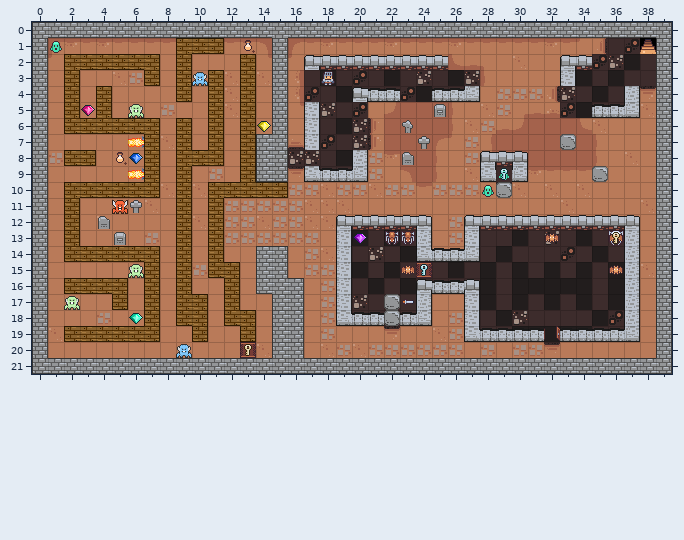
One commit to this Tiled map: data/tmx/s01_level_05.tmx. Above is the file before it was changed.
Cells are 16x16 px. Shown: x 0..39, y 0..21.
After the commit:
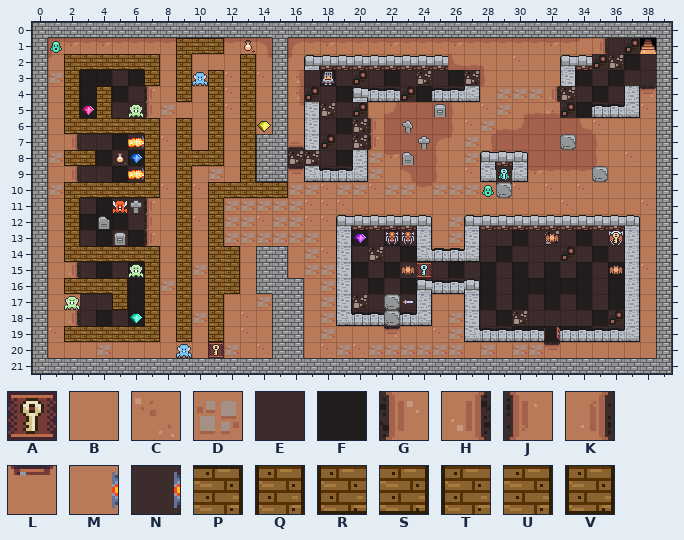
Key: from "door": A 9; from "ground": B 20, C 21, D 26, E 30, F 31, G 34 turned 270, H 34 turned 90, J 35 turned 270, K 35 turned 90, L 37, M 63, N 64; from "single-wood-wall": P 1, Q 3, R 8, S 9, T 11, U 12, V 14.
_ is an empty cell.
Objects are placed by their top-left corner, in cells (3,4 is the top-left corner of cell 3,4); size is 1x1 cell unless given.
Diff:
Layer "ground":
Tile B now appears in row 17 at x 10 and 12; in row 18 at x 12; in row 19 at x 10.
Tile C now appears in rows 18 to 19 at x 13.
The author changed tile B to tile D in row 3 at x 1; in row 10 at x 1; in row 16 at x 8; in row 17 at x 14; in row 20 at x 4 and 12.
Tile D now appears in row 18 at x 10.
The author changed tile B to tile E in row 4 at x 6; in row 5 at x 5 to 6; in row 7 at x 3 to 4; in row 8 at x 5; in row 9 at x 3 to 4; in row 11 at x 3 and 5 to 6.
The author changed tile B to tile E in row 12 at x 6; in row 13 at x 3 and 5; in row 15 at x 3 and 5; in row 17 at x 3 to 4; in row 18 at x 3 and 5.
The author changed tile C to tile E in row 3 at x 5.
The author changed tile B to tile F in row 3 at x 3 to 4; in row 4 at x 3 and 5; in row 5 at x 3; in row 7 at x 5; in row 8 at x 4 and 6; in row 9 at x 5.
The author changed tile B to tile F in row 11 at x 4; in row 12 at x 3 and 5; in row 13 at x 4 and 6; in row 15 at x 4 and 6; in rows 16 to 18 at x 6.
The author changed tile C to tile F in row 12 at x 4.
The author changed tile D to tile F in row 3 at x 6; in row 18 at x 4.
The author changed tile B to tile G in row 4 at x 7.
The author changed tile C to tile G in row 11 at x 7.
The author changed tile D to tile G in row 13 at x 7.
The author changed tile B to tile H in row 15 at x 2; in row 18 at x 2.
The author changed tile B to tile J in row 5 at x 7; in row 12 at x 7.
The author changed tile B to tile K in row 7 at x 2; in row 9 at x 2.
The author changed tile B to tile L in row 20 at x 11.
The author changed tile M to tile N in row 7 at x 6; in row 9 at x 6.
The author cleared tile B in row 14 at x 12; in rows 16 to 18 at x 11; in row 19 at x 9 and 11.
Layer "obstacle":
Tile P now appears in row 14 at x 12.
The author changed tile R to tile Q in row 18 at x 9.
The author changed tile T to tile Q in row 17 at x 9.
Tile Q now appears in rows 17 to 18 at x 11.
The author changed tile Q to tile S in row 16 at x 12.
The author changed tile Q to tile T in row 14 at x 11.
The author changed tile R to tile T in row 15 at x 11.
Tile T now appears in row 16 at x 11.
The author changed tile P to tile U in row 15 at x 12.
Tile V now appears in row 19 at x 9 and 11.
The author cleared tile P in row 17 at x 10; in row 18 at x 13.
The author cleared tile Q in row 17 at x 12.
The author cleared tile R in row 18 at x 12.
The author cleared tile U in row 18 at x 10.
The author cleared tile V in row 19 at x 10 and 13.
Layer "door":
Object A "door-gold" at 13,20 becomes A "door-gold" at 11,20.
